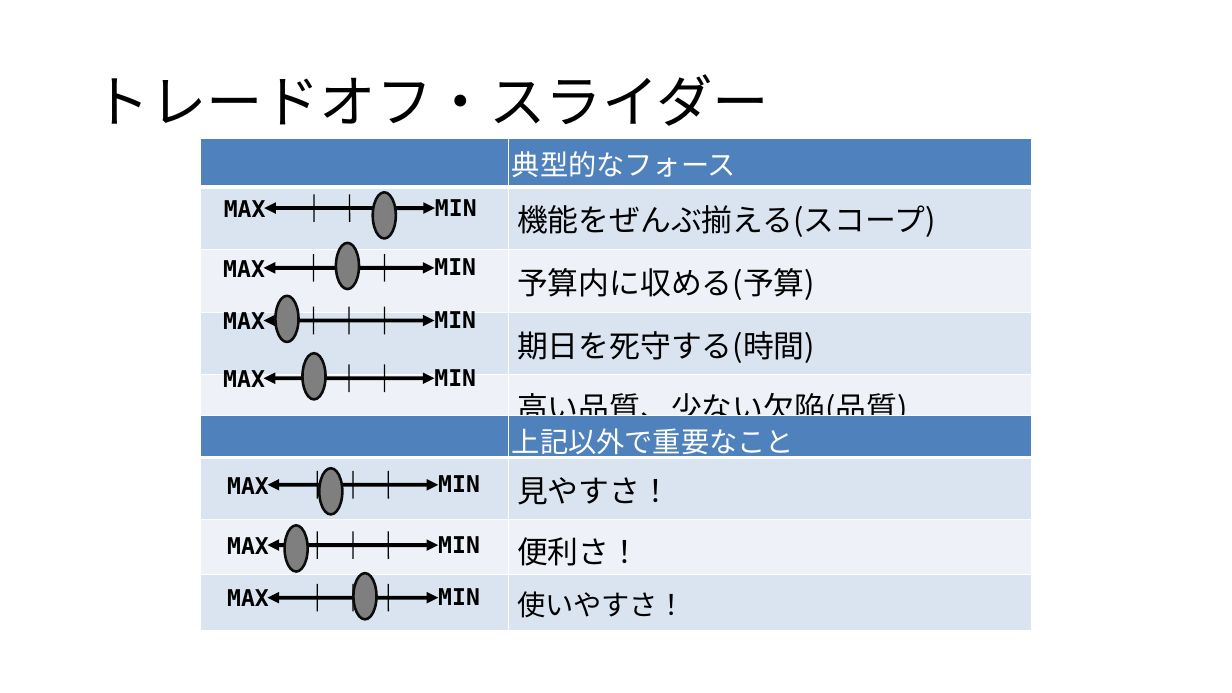
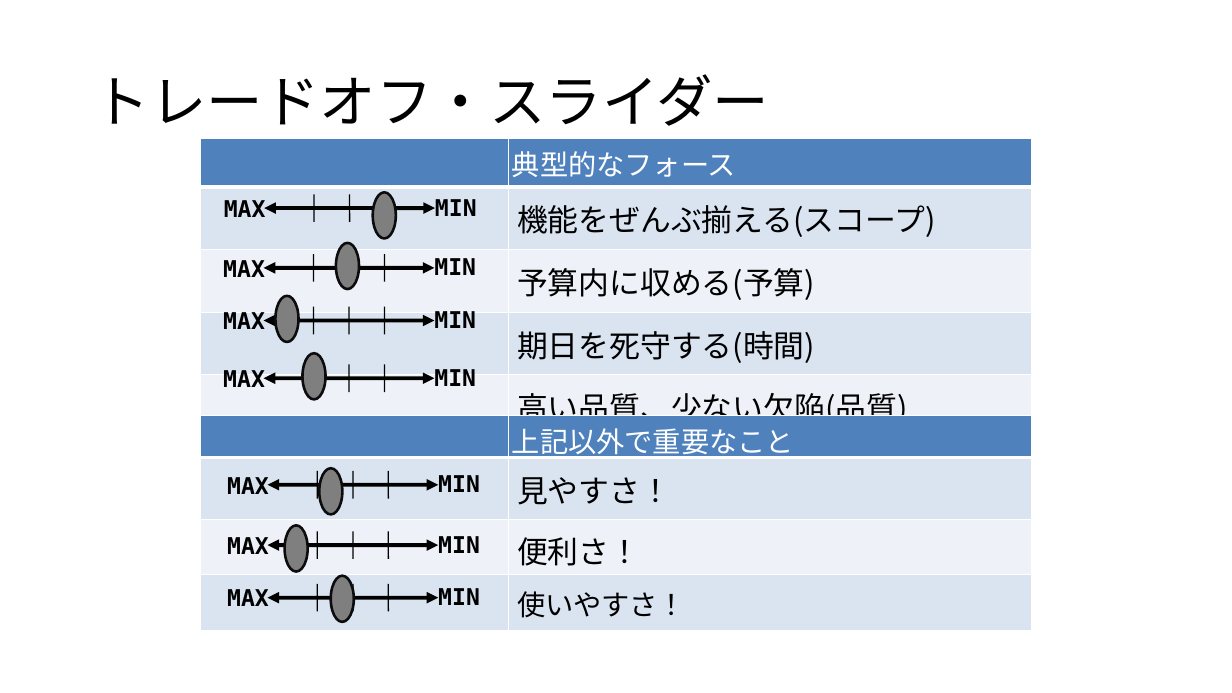
Before and after one commit to kazukiyoshida96/PM-, a slide deck: slide 12 of インセプションデッキ矢吹研A班.pptx. Drawn at 1232x693 pixels with LibreOffice and Linux fonts; fonts in the diff are those of the drawing; grey boxes stand for pictures. Boxes give left, top, right and bottom in pixels: in the first picture for what was removed or moved away, otherwise in the second. Text is boxed around its words. In the diff, an @@ line names an element or a change of style, - is before the commit and + after.

```diff
--- a/インセプションデッキ矢吹研A班.pptx
+++ b/インセプションデッキ矢吹研A班.pptx
@@ ellipse: place and size @@
-ellipse at <box>353,573,376,619</box>
+ellipse at <box>331,576,354,622</box>
```
Also in this commit, not shown: 6 other slides changed.
